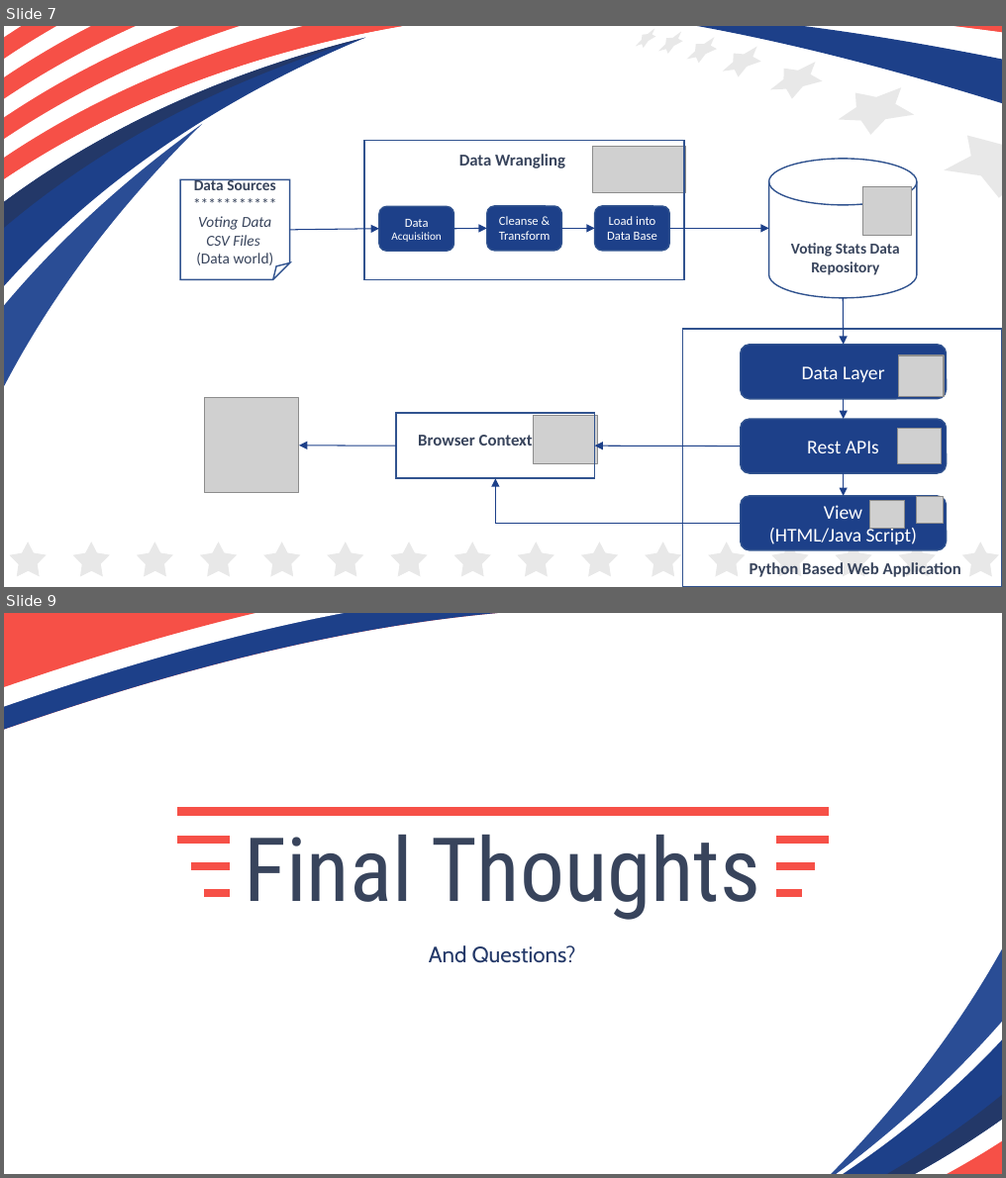
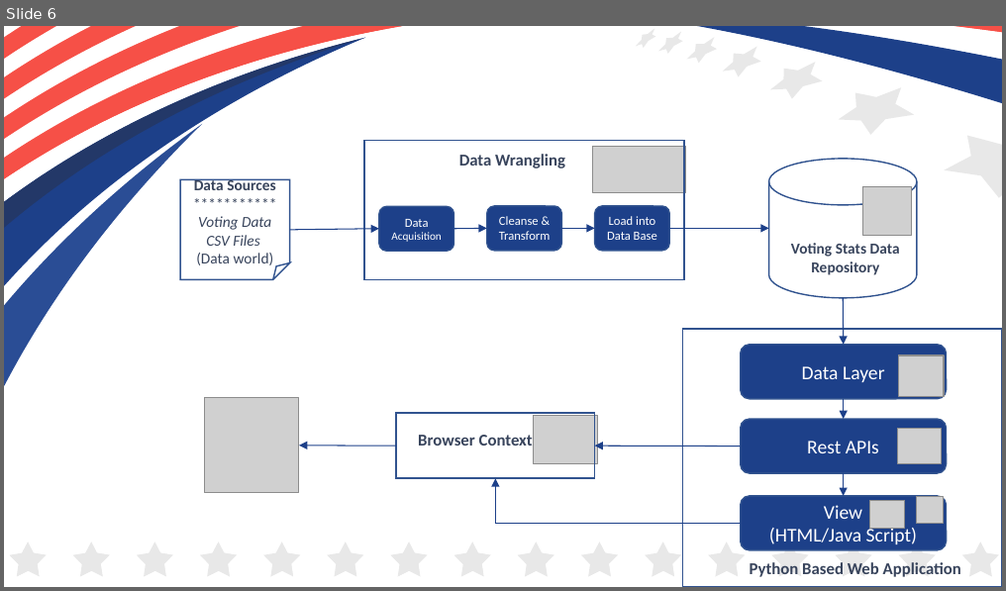
Before and after one commit to dave1407/Project3.github.io, a slide deck: Voting Trends.pptx. Shown one above the other, each under a label of ours: slides 7 and 9 before the commit, slide 6 after it; the slides between them are not shown. The pictures are 1006x1178 and 1006x591 pixels, drawn with LibreOffice and Linux fonts; fonts in the diff are those of the drawing; grey boxes stand for pictures. Boxes give left, top, right and bottom in pixels: in the first picture for what was removed or moved away, otherwise in the second. Text is boxed around its words. In the diff, an @@ line names an element or a change of style, - is before the commit and + after.

```diff
--- a/Voting Trends.pptx
+++ b/Voting Trends.pptx
@@ slide 9 removed at (4, 613, 1002, 1174), background #FFFFFF @@
@@ group removed at (4, 613, 560, 761): 4 freeform shapes @@
@@ freeform shape removed at (177, 808, 829, 817) @@
@@ freeform shape removed at (177, 836, 230, 844) @@
@@ title removed at (244, 834, 760, 920) @@
-Final Thoughts
@@ freeform shape removed at (776, 836, 829, 844) @@
@@ freeform shape removed at (192, 862, 231, 870) @@
@@ freeform shape removed at (776, 862, 816, 870) @@
@@ freeform shape removed at (204, 889, 230, 897) @@
@@ freeform shape removed at (776, 889, 802, 897) @@
@@ subtitle removed at (429, 946, 576, 963) @@
-And Questions?
@@ group removed at (653, 790, 1002, 1174): 4 freeform shapes @@
@@ what was slide 7 is now slide 6 @@
```
Also in this commit, not shown: 4 slides changed, 1 slide added.
